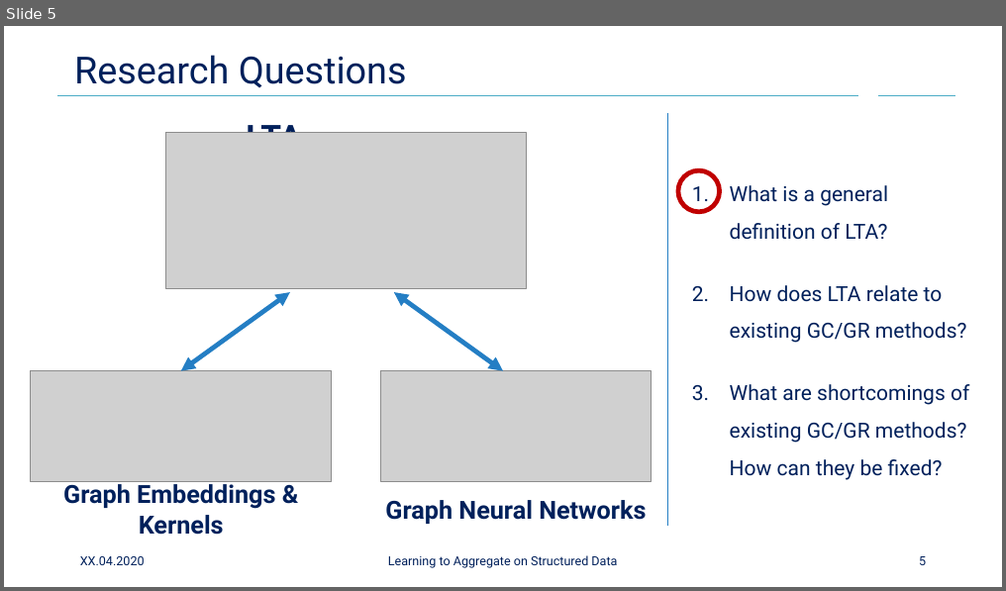
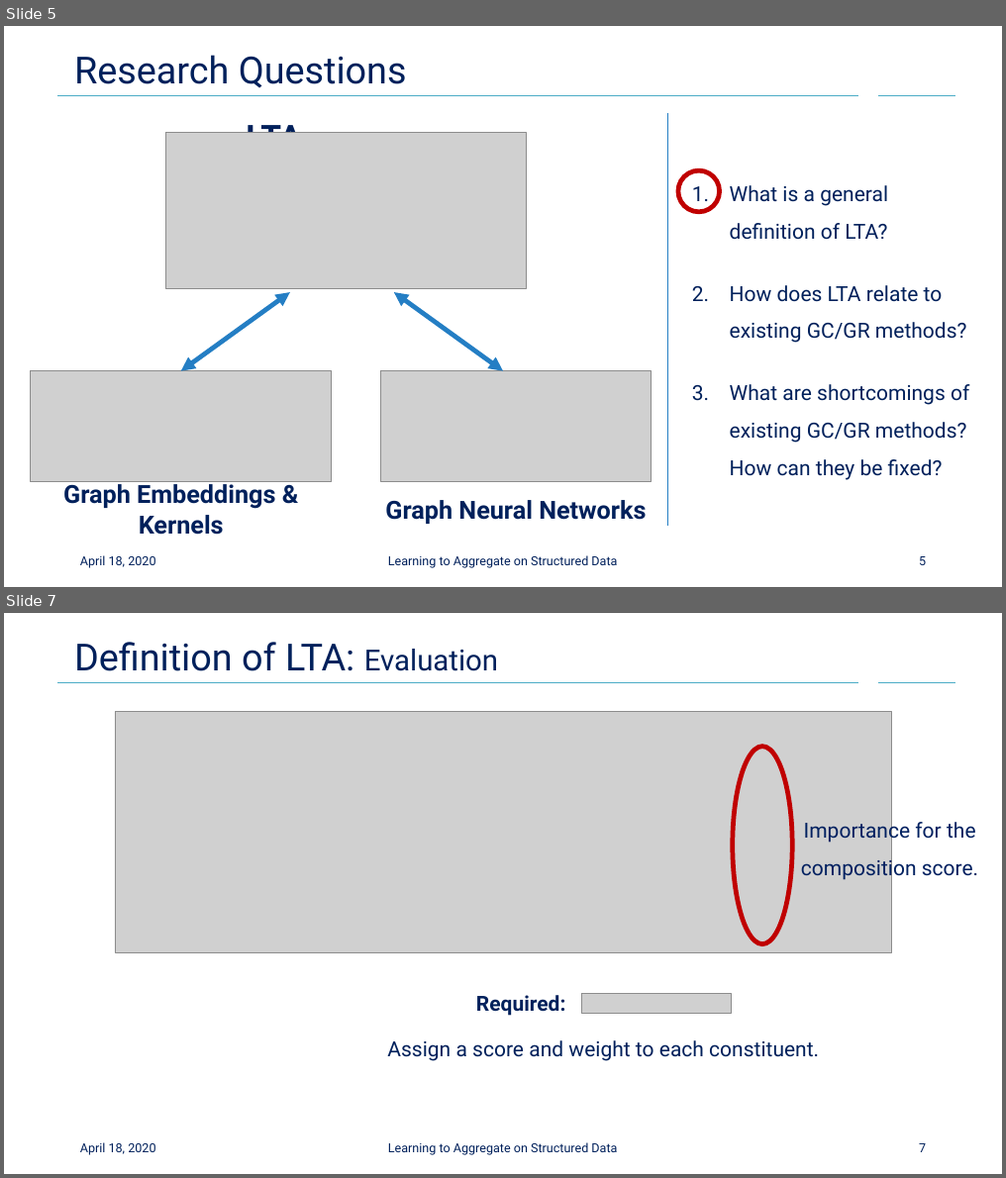
Before and after one commit to Cortys/master-thesis, a slide deck: presentation/final/final_presentation.pptx. Shown one above the other, each under a label of ours: slide 5 before the commit, slides 5 and 7 after it; the slides between them are not shown. The pictures are 1006x591 and 1006x1178 pixels, drawn with LibreOffice and Linux fonts; fonts in the diff are those of the drawing; grey boxes stand for pictures; background and template pictures are left out. Boxes give left, top, right and bottom in pixels: in the first picture for what was removed or moved away, otherwise in the second. Text is boxed around its words. In the diff, an @@ line names an element or a change of style, - is before the commit and + after.

Commit message:
added lta definition slides

```diff
--- a/presentation/final/final_presentation.pptx
+++ b/presentation/final/final_presentation.pptx
@@ slide 7 added at bbox=[4, 613, 1002, 1174], background #FFFFFF; not listed: 2 template elements that a slide beside it also shows @@
@@ title added at bbox=[74, 642, 498, 671], 36 pt, text #00205B @@
+Definition of LTA: Evaluation
@@ picture added at bbox=[115, 712, 891, 953] @@
@@ ellipse added at bbox=[733, 747, 792, 945], outline #C00000 4.5 pt @@
@@ text added at bbox=[801, 819, 978, 882], 20 pt, text #002060 @@
+Importance for the composition score.
@@ text added at bbox=[476, 995, 566, 1016], 20 pt, text #00205B, bold @@
+Required:
@@ picture added at bbox=[582, 993, 731, 1014] @@
@@ text added at bbox=[387, 1041, 819, 1061], 20 pt, text #00205B @@
+Assign a score and weight to each constituent.
@@ text added at bbox=[80, 1143, 155, 1156], 12 pt, text #00205B @@
+April 18, 2020
@@ text added at bbox=[388, 1143, 617, 1156], 12 pt, text #00205B @@
+Learning to Aggregate on Structured Data
@@ page number added at bbox=[919, 1144, 926, 1153], 12 pt, text #00205B @@
+7
@@ slide 5 changed as well @@
@@ text at bbox=[80, 556, 155, 569]: text changed @@
-XX.04.2020
+April 18, 2020
```
Also in this commit, not shown: 5 other slides changed, 4 other slides added, 9 other files.
